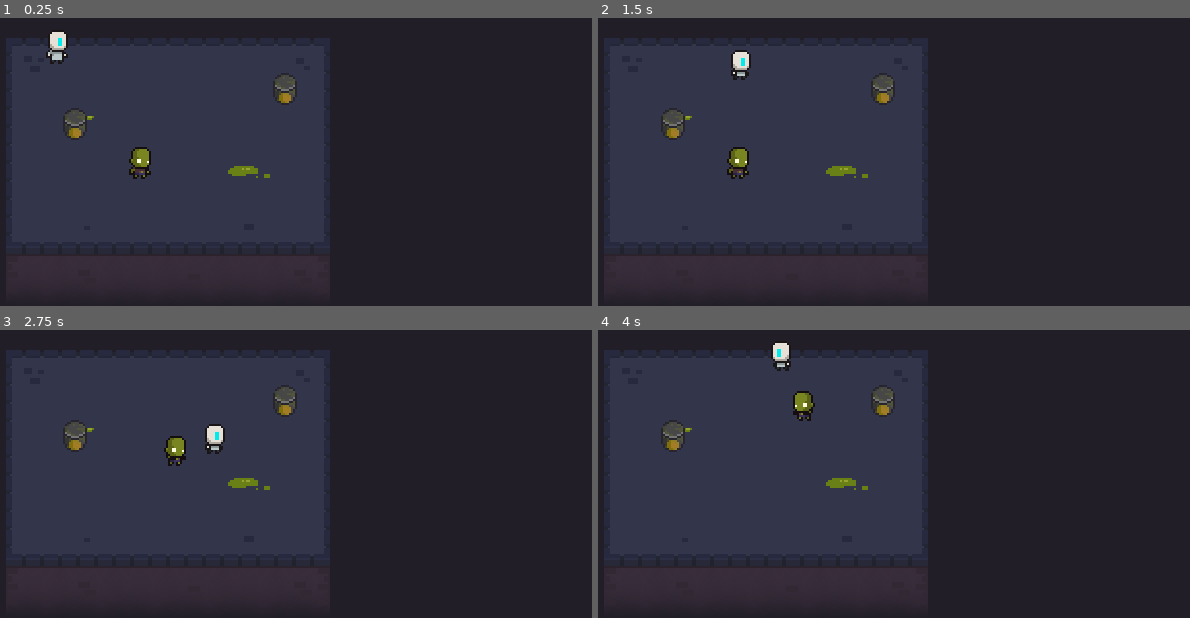
Above: before the commit, frames 1-4 (two rows, left to right).
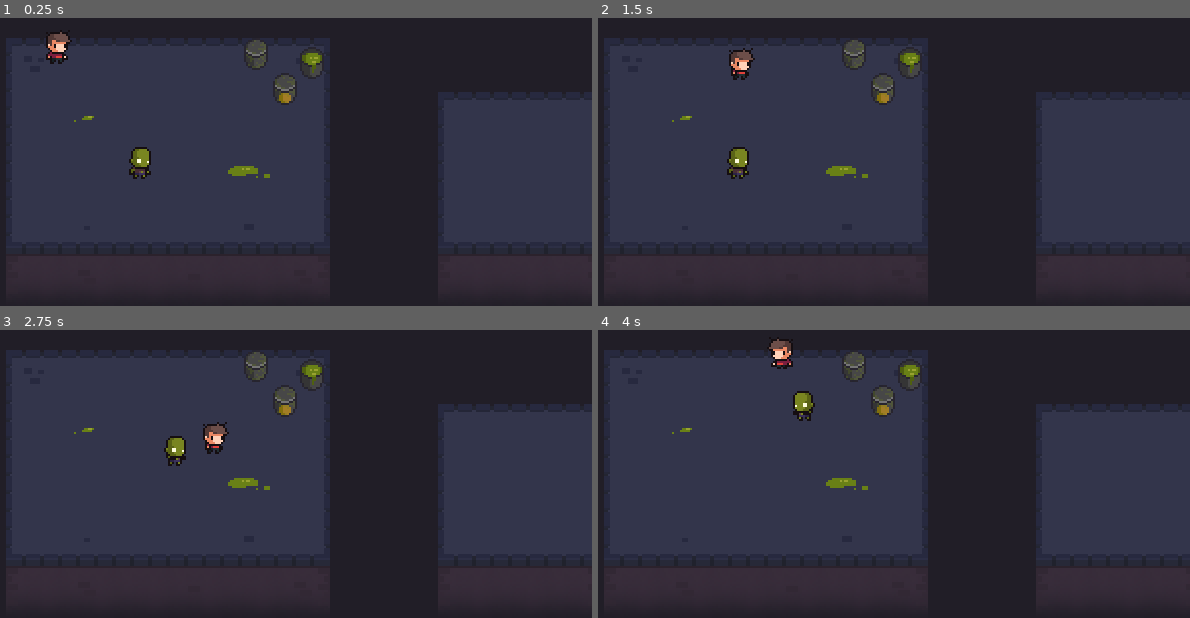
Above: after the commit, the same moments.

Repository: FelixSnz/ZombiesDgame
Game: Godot game, scene res://World.tscn
Same seed, same stepped clock (60 frames per second), same inputs: the game is played once before the commit and once after it.
Inputs:
- Up to frame 1 (0.25 s): no input
- Up to frame 2 (1.5 s): hold Right (ui_right) 0.53-1.28 s; hold Down (ui_down) from 1.28 s (still down)
- Up to frame 3 (2.75 s): release Down (ui_down) at 2.03 s; hold Right (ui_right) from 2.03 s (still down)
- Up to frame 4 (4 s): release Right (ui_right) at 2.78 s; hold Up (ui_up) 2.78-3.53 s; hold Left (ui_left) from 3.53 s (still down)

The runs differ from the first frame. In frame 1, 14% of the frame differs, in the area x 7-100%, y 4-80%; in frame 2, 14%; in frame 3, 14%; in frame 4, 14%.

Commit message:
real player added

Diff:
--- a/Player/Player.tscn
+++ b/Player/Player.tscn
@@ -1,43 +1,39 @@
-[gd_scene load_steps=11 format=2]
+[gd_scene load_steps=10 format=2]
 
-[ext_resource path="res://Player/PlayerFrames.png" type="Texture" id=1]
+[ext_resource path="res://Player/normal_boy.png" type="Texture" id=1]
 [ext_resource path="res://Player/Player.gd" type="Script" id=2]
 
-[sub_resource type="AtlasTexture" id=1]
+[sub_resource type="AtlasTexture" id=11]
+atlas = ExtResource( 1 )
+region = Rect2( 40, 0, 20, 20 )
+
+[sub_resource type="AtlasTexture" id=9]
+atlas = ExtResource( 1 )
+region = Rect2( 0, 0, 20, 20 )
+
+[sub_resource type="AtlasTexture" id=10]
+atlas = ExtResource( 1 )
+region = Rect2( 20, 0, 20, 20 )
+
+[sub_resource type="AtlasTexture" id=12]
 atlas = ExtResource( 1 )
 region = Rect2( 60, 0, 20, 20 )
 
-[sub_resource type="AtlasTexture" id=2]
+[sub_resource type="AtlasTexture" id=13]
 atlas = ExtResource( 1 )
 region = Rect2( 80, 0, 20, 20 )
 
-[sub_resource type="AtlasTexture" id=3]
-atlas = ExtResource( 1 )
-region = Rect2( 100, 0, 20, 20 )
-
-[sub_resource type="AtlasTexture" id=4]
-atlas = ExtResource( 1 )
-region = Rect2( 0, 0, 20, 20 )
-
-[sub_resource type="AtlasTexture" id=5]
-atlas = ExtResource( 1 )
-region = Rect2( 20, 0, 20, 20 )
-
-[sub_resource type="AtlasTexture" id=6]
-atlas = ExtResource( 1 )
-region = Rect2( 40, 0, 20, 20 )
-
 [sub_resource type="SpriteFrames" id=7]
 animations = [ {
-"frames": [ SubResource( 1 ), SubResource( 2 ), SubResource( 3 ), SubResource( 2 ) ],
+"frames": [ SubResource( 11 ), SubResource( 9 ), SubResource( 10 ), SubResource( 9 ) ],
 "loop": true,
 "name": "Run",
-"speed": 8.0
+"speed": 6.0
 }, {
-"frames": [ SubResource( 4 ), SubResource( 5 ), SubResource( 6 ) ],
+"frames": [ SubResource( 12 ), SubResource( 13 ) ],
 "loop": true,
 "name": "Idle",
-"speed": 5.0
+"speed": 3.0
 } ]
 
 [sub_resource type="CapsuleShape2D" id=8]
@@ -53,11 +49,13 @@
 
 [node name="AnimatedSprite" type="AnimatedSprite" parent="."]
 frames = SubResource( 7 )
-animation = "Idle"
+animation = "Run"
+frame = 2
 playing = true
 offset = Vector2( 0, -6 )
 
 [node name="CollisionShape2D" type="CollisionShape2D" parent="."]
+visible = false
 position = Vector2( -0.430416, -0.123028 )
 rotation = 1.5708
 shape = SubResource( 8 )
--- a/World.tscn
+++ b/World.tscn
@@ -273,7 +273,7 @@
 cell_size = Vector2( 27, 27 )
 collision_mask = 0
 format = 1
-tile_data = PoolIntArray( 65537, 0, 0, 65538, 0, 1, 65539, 0 …(113 unchanged characters)… 7, 131077, 0, 65537, 131078, 0, 65538, 196609, 0, 65536, 196610, 0, 65537, 196611, 0, 65537, 196612, 0, 65537, 196613, 0, 65537, 196614, 0, 65538, 262145, 0, 131072, 262146, 0, 131073, 262147, 0, 131073, 262148, 0, 131073, 262149, 0, 131073, 262150, 0, 131074, 327681, 1, 65537, 327682, 1, 65538, 327683, 1, 65538, 327684, 1, 65538, 327685, 1, 65538, 327686, 1, 65539 )
+tile_data = PoolIntArray( 65537, 0, 0, 65538, 0, 1, 65539, 0 …(113 unchanged characters)… 7, 131077, 0, 65537, 131078, 0, 65538, 131081, 0, 0, 131082, 0, 1, 131083, 0, 2, 196609, 0, 65536, 196610, 0, 65537, 196611, 0, 65537, 196612, 0, 65537, 196613, 0, 65537, 196614, 0, 65538, 196617, 0, 65536, 196618, 0, 65537, 196619, 0, 65538, 262145, 0, 131072, 262146, 0, 131073, 262147, 0, 131073, 262148, 0, 131073, 262149, 0, 131073, 262150, 0, 131074, 262153, 0, 131072, 262154, 0, 131073, 262155, 0, 131074, 327681, 1, 65537, 327682, 1, 65538, 327683, 1, 65538, 327684, 1, 65538, 327685, 1, 65538, 327686, 1, 65539, 327689, 1, 65537, 327690, 1, 65538, 327691, 1, 65539 )
 
 [node name="extra_tiles" type="TileMap" parent="."]
 tile_set = SubResource( 18 )
@@ -294,7 +294,10 @@
 [node name="ToxicBarrels" type="YSort" parent="YSort"]
 
 [node name="ToxicBarrel" parent="YSort/ToxicBarrels" instance=ExtResource( 6 )]
-position = Vector2( 61.2828, 74.8627 )
+position = Vector2( 179.833, 44.3271 )
 
 [node name="ToxicBarrel2" parent="YSort/ToxicBarrels" instance=ExtResource( 6 )]
 position = Vector2( 166.577, 57.7236 )
+
+[node name="ToxicBarrel3" parent="YSort/ToxicBarrels" instance=ExtResource( 6 )]
+position = Vector2( 152.132, 40.1281 )
--- /dev/null
+++ b/World/ToxicBarrel.gd
@@ -0,0 +1,16 @@
+extends StaticBody2D
+
+
+# Declare member variables here. Examples:
+# var a = 2
+# var b = "text"
+
+
+# Called when the node enters the scene tree for the first time.
+func _ready():
+	$Sprite.frame = int(rand_range(0, 4))
+
+
+# Called every frame. 'delta' is the elapsed time since the previous frame.
+#func _process(delta):
+#	pass
--- a/World/ToxicBarrel.tscn
+++ b/World/ToxicBarrel.tscn
@@ -1,12 +1,14 @@
-[gd_scene load_steps=3 format=2]
+[gd_scene load_steps=4 format=2]
 
 [ext_resource path="res://World/toxic-barrels.png" type="Texture" id=1]
+[ext_resource path="res://World/ToxicBarrel.gd" type="Script" id=2]
 
 [sub_resource type="CapsuleShape2D" id=1]
 radius = 3.0
 height = 6.0
 
 [node name="ToxicBarrel" type="StaticBody2D"]
+script = ExtResource( 2 )
 
 [node name="Sprite" type="Sprite" parent="."]
 texture = ExtResource( 1 )
--- a/Zombies/Zombie.tscn
+++ b/Zombies/Zombie.tscn
@@ -7,54 +7,50 @@
 [ext_resource path="res://hacks/SoftCollision.tscn" type="PackedScene" id=5]
 [ext_resource path="res://Stats.tscn" type="PackedScene" id=6]
 
+[sub_resource type="AtlasTexture" id=1]
+atlas = ExtResource( 1 )
+region = Rect2( 0, 0, 20, 20 )
 
-
-
+[sub_resource type="AtlasTexture" id=2]
+atlas = ExtResource( 1 )
+region = Rect2( 40, 0, 20, 20 )
 
 [sub_resource type="AtlasTexture" id=3]
 atlas = ExtResource( 1 )
-region = Rect2( 0, 0, 20, 20 )
+region = Rect2( 60, 0, 20, 20 )
 
 [sub_resource type="AtlasTexture" id=4]
 atlas = ExtResource( 1 )
-region = Rect2( 40, 0, 20, 20 )
+region = Rect2( 80, 0, 20, 20 )
 
 [sub_resource type="AtlasTexture" id=5]
-atlas = ExtResource( 1 )
-region = Rect2( 60, 0, 20, 20 )
-
-[sub_resource type="AtlasTexture" id=7]
-atlas = ExtResource( 1 )
-region = Rect2( 80, 0, 20, 20 )
-
-[sub_resource type="AtlasTexture" id=8]
 atlas = ExtResource( 1 )
 region = Rect2( 100, 0, 20, 20 )
 
 [sub_resource type="SpriteFrames" id=6]
 animations = [ {
-"frames": [ SubResource( 3 ), SubResource( 4 ), SubResource( 3 ), SubResource( 5 ) ],
+"frames": [ SubResource( 1 ), SubResource( 2 ), SubResource( 1 ), SubResource( 3 ) ],
 "loop": true,
 "name": "Run",
 "speed": 5.0
 }, {
-"frames": [ SubResource( 7 ), SubResource( 8 ) ],
+"frames": [ SubResource( 4 ), SubResource( 5 ) ],
 "loop": true,
 "name": "Idle",
 "speed": 3.0
 } ]
 
-[sub_resource type="CircleShape2D" id=9]
+[sub_resource type="CircleShape2D" id=7]
 radius = 3.0
 
-[sub_resource type="CapsuleShape2D" id=10]
+[sub_resource type="CapsuleShape2D" id=8]
 radius = 5.0
 height = 6.0
 
-[sub_resource type="CircleShape2D" id=11]
+[sub_resource type="CircleShape2D" id=9]
 radius = 44.0454
 
-[sub_resource type="CircleShape2D" id=12]
+[sub_resource type="CircleShape2D" id=10]
 radius = 3.0
 
 [node name="Zombie" type="KinematicBody2D"]
Binary file added: Player/normal_boy.png
Not shown, added: Player/normal_boy.png.import
Not shown: 1 places in Zombies/Zombie.tscn that only renumber resources
